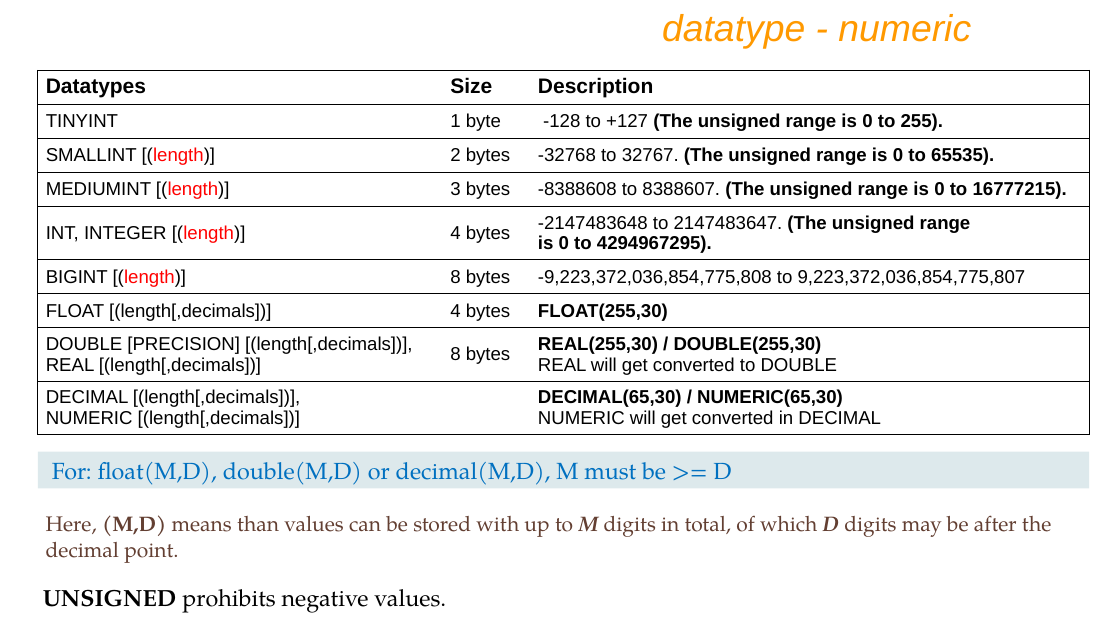
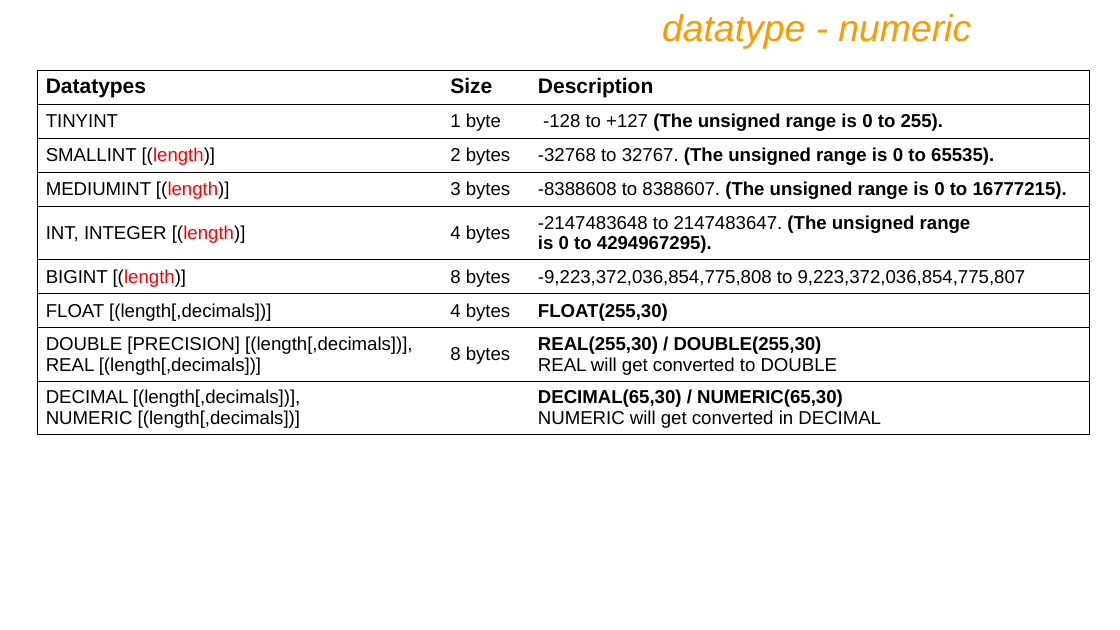
Before and after one commit to ShubhamPokale/DBMS_NOTES, a slide deck: slide 57 of IWAY MySQL PPT Ver9.pptx (slide 91 before the commit). Drawn at 1120x630 pixels with LibreOffice and Linux fonts; fonts in the diff are those of the drawing. Boxes give left, top, right and bottom in pixels: in the first picture for what was removed or moved away, otherwise in the second. Text is boxed around its words. In the diff, an @@ line names an element or a change of style, - is before the commit and + after.

```diff
--- a/IWAY MySQL PPT Ver9.pptx
+++ b/IWAY MySQL PPT Ver9.pptx
@@ rectangle removed at (38,452,1090,489) @@
-For: float(M,D), double(M,D) or decimal(M,D), M must be >= D
@@ text removed at (46,515,1051,563) @@
-Here, (M,D) means than values can be stored with up to M digits in total, of which D digits may be after the decimal point.
@@ text removed at (43,589,446,613) @@
-UNSIGNED prohibits negative values.
```
Also in this commit, not shown: 34 other slides changed, 39 slides added, 65 slides removed, 6 other files.
